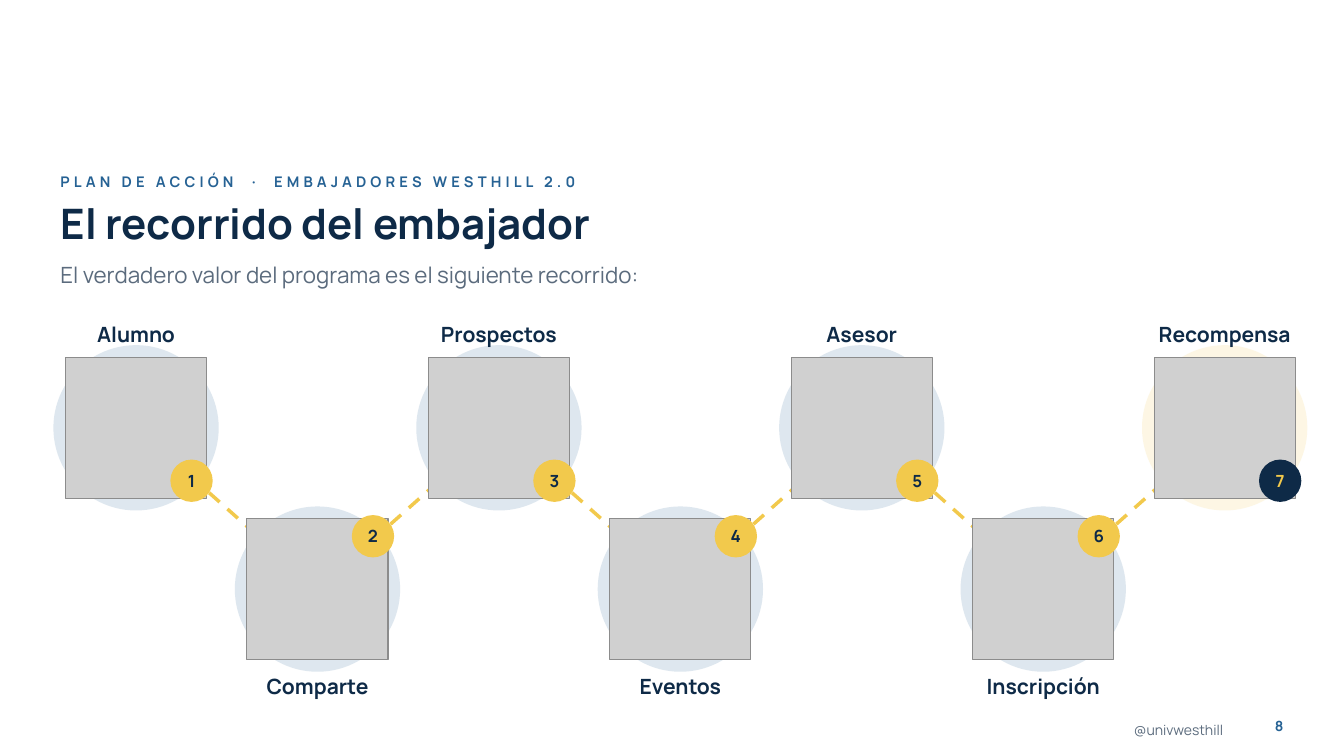
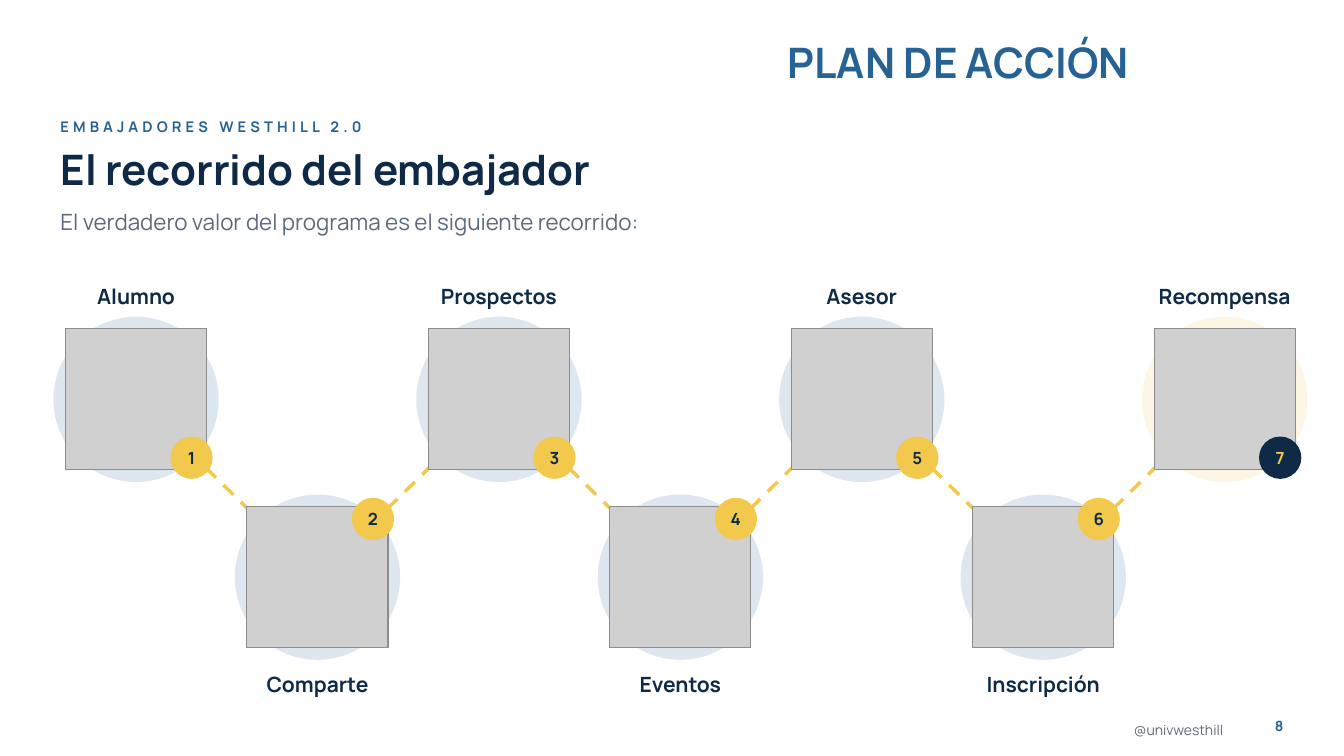
Before and after one commit to dnmcamiloedson-arch/EdUW, a slide deck: slide 8 of presentaciones/Plan_de_Accion_Embajadores_Westhill_2027.pptx. Drawn at 1344x756 pixels with LibreOffice and Linux fonts; fonts in the diff are those of the drawing; grey boxes stand for pictures; background and template pictures are left out. Boxes give left, top, right and bottom in pixels: in the first picture for what was removed or moved away, otherwise in the second. Text is boxed around its words. In the diff, an @@ line names an element or a change of style, - is before the commit and + after.

```diff
--- a/presentaciones/Plan_de_Accion_Embajadores_Westhill_2027.pptx
+++ b/presentaciones/Plan_de_Accion_Embajadores_Westhill_2027.pptx
@@ text added at bbox=[788, 39, 1129, 79], 30 pt, text #266294, bold @@
+PLAN DE ACCIÓN
@@ title "El recorrido del embajador": place and size @@
-title "El recorrido del embajador" at bbox=[60, 208, 590, 249]
+title "El recorrido del embajador" at bbox=[60, 154, 590, 195]
@@ text at bbox=[60, 121, 361, 133]: text changed @@
-PLAN DE ACCIÓN · EMBAJADORES WESTHILL 2.0
+EMBAJADORES WESTHILL 2.0
@@ text "El verdadero valor del programa ...": place and size @@
-text "El verdadero valor del programa ..." at bbox=[60, 266, 639, 289]
+text "El verdadero valor del programa ..." at bbox=[60, 213, 639, 236]
@@ text "Alumno": place and size @@
-text "Alumno" at bbox=[97, 326, 175, 343]
+text "Alumno" at bbox=[97, 288, 175, 305]
@@ text "Prospectos": place and size @@
-text "Prospectos" at bbox=[441, 327, 557, 348]
+text "Prospectos" at bbox=[441, 289, 557, 309]
@@ text "Asesor": place and size @@
-text "Asesor" at bbox=[826, 327, 897, 343]
+text "Asesor" at bbox=[826, 289, 897, 305]
@@ text "Recompensa": place and size @@
-text "Recompensa" at bbox=[1159, 327, 1291, 347]
+text "Recompensa" at bbox=[1159, 289, 1291, 309]
@@ 4 pictures, 4 ellipses: place and size @@
-4 pictures, 4 ellipses at bbox=[53, 345, 1308, 510]
+4 pictures, 4 ellipses at bbox=[53, 317, 1308, 482]
@@ line moved from (136, 427) - (318, 589) to (136, 399) - (318, 578) @@
@@ line moved from (318, 589) - (499, 427) to (318, 578) - (499, 399) @@
@@ line moved from (499, 427) - (681, 589) to (499, 399) - (681, 578) @@
@@ line moved from (681, 589) - (862, 427) to (681, 578) - (862, 399) @@
@@ line moved from (862, 427) - (1044, 589) to (862, 399) - (1044, 578) @@
@@ line moved from (1044, 589) - (1225, 427) to (1044, 578) - (1225, 399) @@
@@ 4 ellipses: place and size @@
-4 ellipses at bbox=[170, 460, 1302, 502]
+4 ellipses at bbox=[170, 437, 1302, 479]
@@ 3 pictures, 3 ellipses: place and size @@
-3 pictures, 3 ellipses at bbox=[235, 506, 1126, 671]
+3 pictures, 3 ellipses at bbox=[235, 495, 1126, 660]
@@ 3 ellipses: place and size @@
-3 ellipses at bbox=[352, 515, 1120, 558]
+3 ellipses at bbox=[352, 498, 1120, 540]
```
Also in this commit, not shown: 9 other slides changed.
